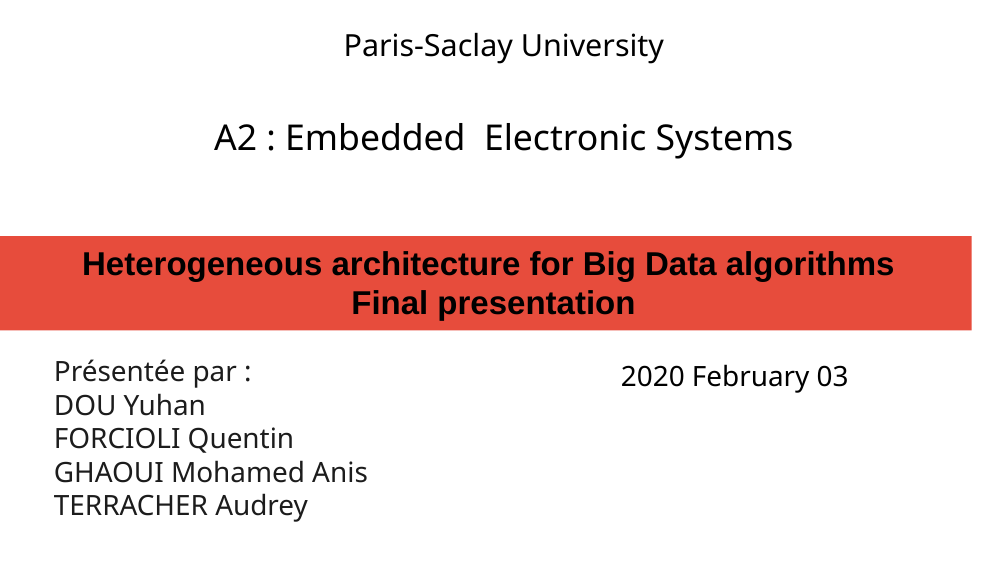
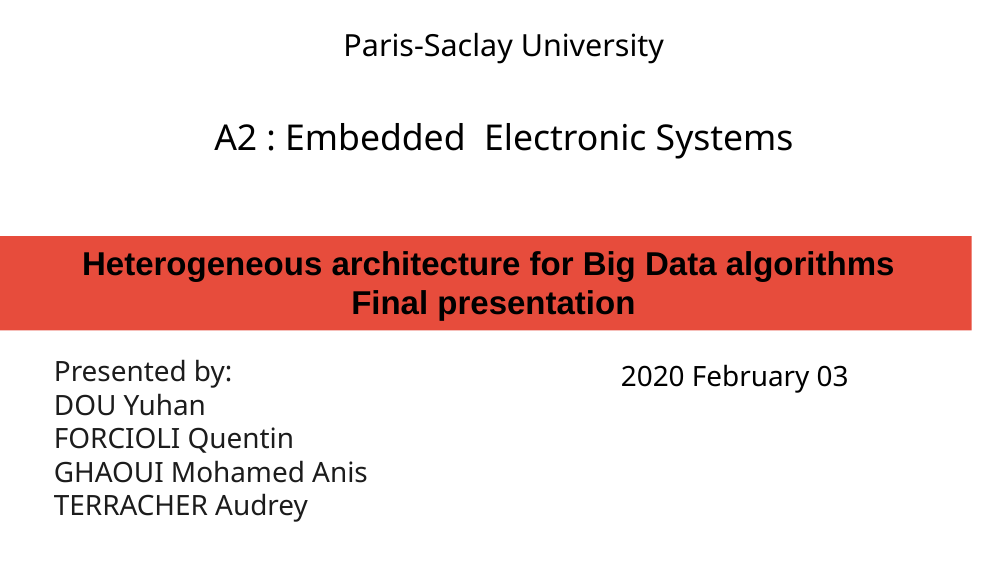
Before and after one commit to anisghaoui/A2, a slide deck: slide 1 of presentation_finale/prensent_A2_ghaoui.pptx. Drawn at 1008x567 pixels with LibreOffice and Linux fonts; fonts in the diff are those of the drawing. Boxes give left, top, right and bottom in pixels: in the first picture for what was removed or moved away, otherwise in the second. Text is boxed around its words. In the diff, an @@ line names an element or a change of style, - is before the commit and + after.

```diff
--- a/presentation_finale/prensent_A2_ghaoui.pptx
+++ b/presentation_finale/prensent_A2_ghaoui.pptx
@@ text at (54, 359, 232, 388): text changed @@
-Présentée par :
+Presented by:
```
Also in this commit, not shown: 1 other slide changed, 26 other files.
